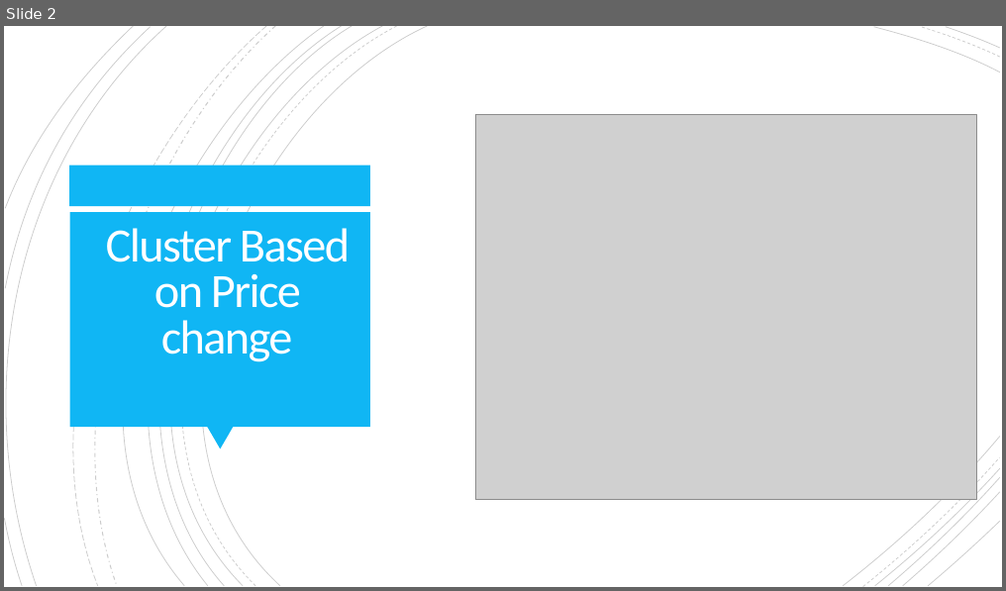
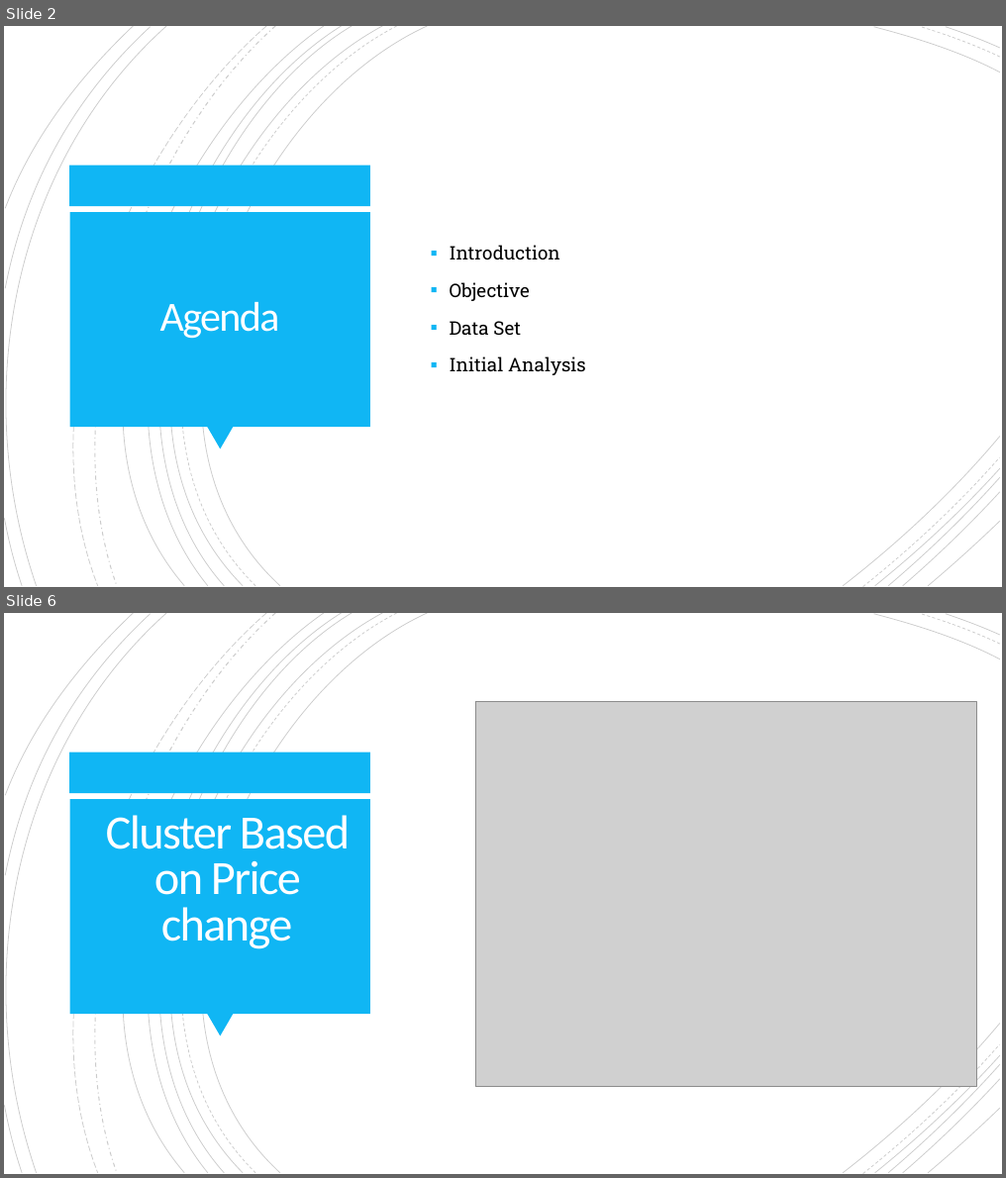
Before and after one commit to tamtam0/ist-707, a slide deck: IST707-Group2.pptx. Shown one above the other, each under a label of ours: slide 2 before the commit, slides 2 and 6 after it; the slides between them are not shown. The pictures are 1006x591 and 1006x1178 pixels, drawn with LibreOffice and Linux fonts; fonts in the diff are those of the drawing; grey boxes stand for pictures. Boxes give left, top, right and bottom in pixels: in the first picture for what was removed or moved away, otherwise in the second. Text is boxed around its words. In the diff, an @@ line names an element or a change of style, - is before the commit and + after.

```diff
--- a/IST707-Group2.pptx
+++ b/IST707-Group2.pptx
@@ slide 2 added at [4,26,1002,587], background #FFFFFF; not listed: 24 template elements that a slide beside it also shows @@
@@ text added at [450,245,586,375], 18 pt, text #000000 @@
+▪ Introduction
+▪ Objective
+▪ Data Set
+▪ Initial Analysis
@@ title added at [160,302,280,339], 40 pt, text #FFFEFF @@
+Agenda
@@ what was slide 2 is now slide 6 @@
```
Also in this commit, not shown: 1 slide changed, 4 other slides added, 1 slide removed.
